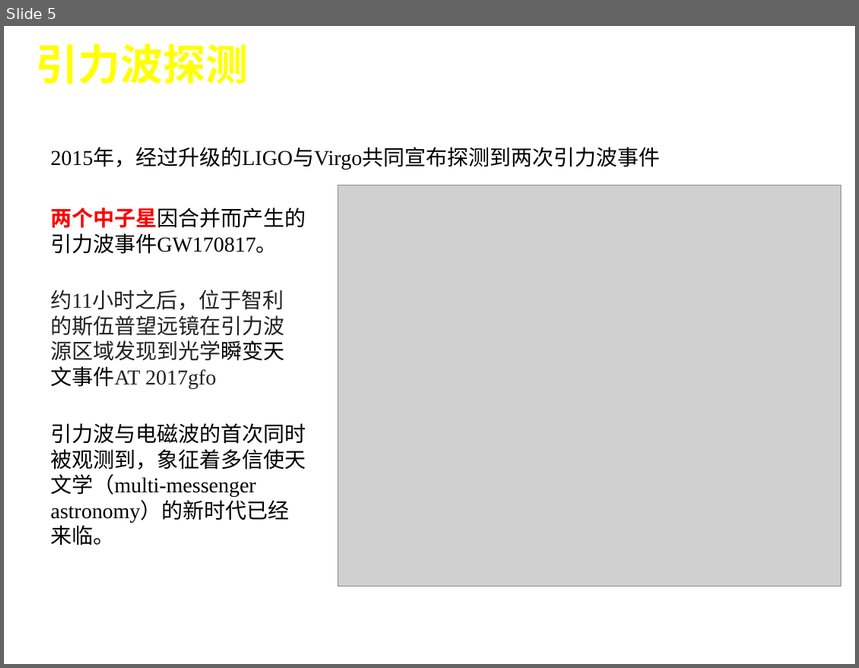
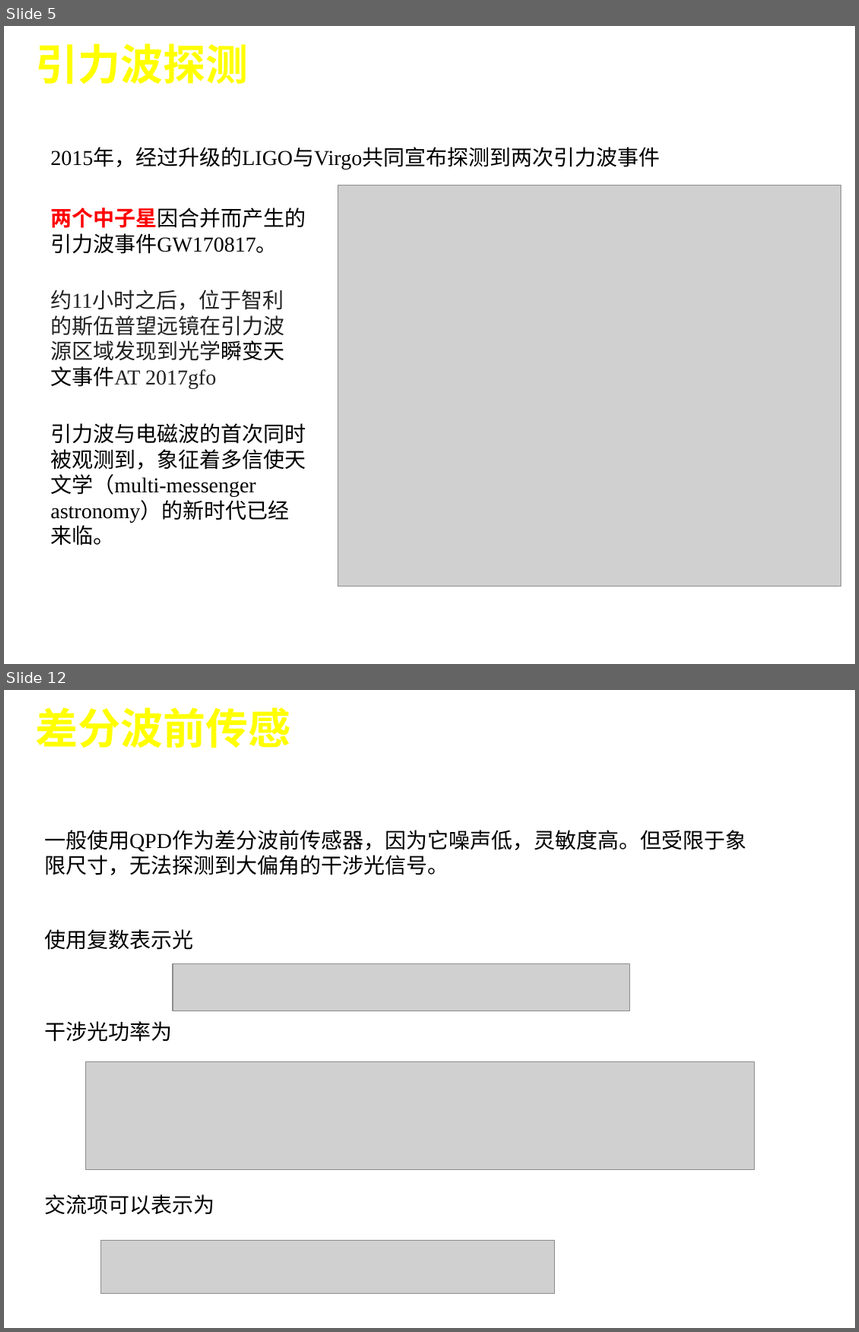
Before and after one commit to cateliu/Test, a slide deck: 第二学年/Report/开题报告/Reference.pptx. Shown one above the other, each under a label of ours: slide 5 before the commit, slides 5 and 12 after it; the slides between them are not shown. The pictures are 859x668 and 859x1332 pixels, drawn with LibreOffice and Linux fonts; fonts in the diff are those of the drawing; grey boxes stand for pictures; background and template pictures are left out. Boxes give left, top, right and bottom in pixels: in the first picture for what was removed or moved away, otherwise in the second. Text is boxed around its words. In the diff, an @@ line names an element or a change of style, - is before the commit and + after.

```diff
--- a/第二学年/Report/开题报告/Reference.pptx
+++ b/第二学年/Report/开题报告/Reference.pptx
@@ slide 12 added at [4, 690, 855, 1328], background #FFFFFF @@
@@ title added at [36, 707, 291, 748], 36 pt, text #FFFF00, bold @@
+差分波前传感
@@ text added at [44, 830, 747, 875], 18 pt, text #000000 @@
+一般使用QPD作为差分波前传感器，因为它噪声低，灵敏度高。但受限于象限尺寸，无法探测到大偏角的干涉光信号。
@@ text added at [44, 929, 193, 950], 18 pt, text #000000 @@
+使用复数表示光
@@ picture added at [173, 964, 629, 1011] @@
@@ text added at [44, 1021, 172, 1042], 18 pt, text #000000 @@
+干涉光功率为
@@ picture added at [86, 1062, 754, 1170] @@
@@ text added at [44, 1195, 215, 1215], 18 pt, text #000000 @@
+交流项可以表示为
@@ picture added at [101, 1241, 555, 1293] @@
```
Also in this commit, not shown: 3 slides changed, 10 other slides added, 1 slide removed, 7 other files.
